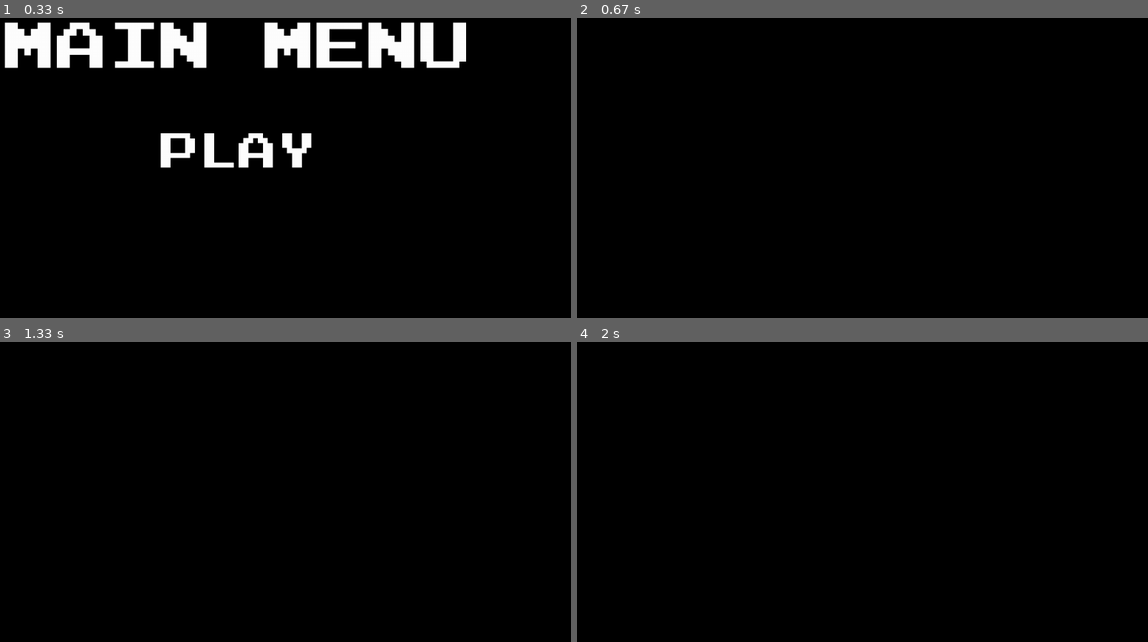
Above: before the commit, frames 1-4 (two rows, left to right).
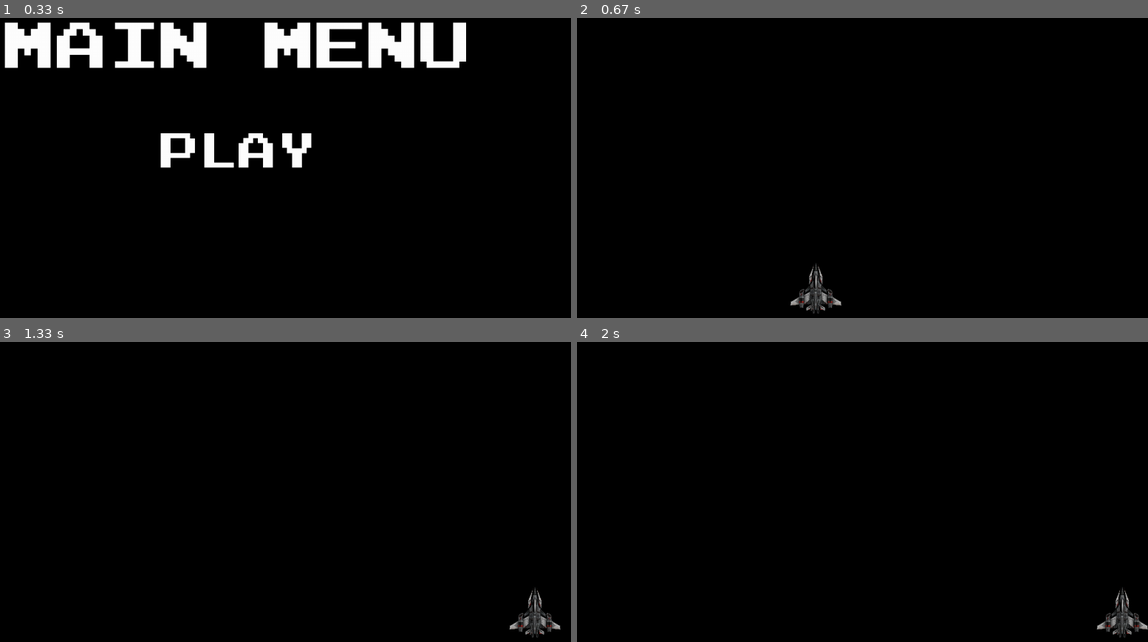
Above: after the commit, the same moments.

Repository: DemoDevv/PPP-pygame
Game: pygame game, started from main.py
The game is run twice, just before and just after one commit, with the same random seed, the same clock (stepped at 60 frames per second) and the same inputs.
Inputs (mouse positions are in pixels of both pictures, inside the frame that each line leads up to):
- Up to frame 1 (0.33 s): no input
- Up to frame 2 (0.67 s): click "PLAY" at 0.38 s
- Up to frame 3 (1.33 s): hold Space 0.67-1.13 s; hold Right 0.67-1.13 s; move the mouse to (211, 492) at 0.7 s; hold Right from 1.17 s (still down)
- Up to frame 4 (2 s): release Right at 1.63 s

Frame 1 is identical in both runs. In frame 2, 0.5% of the frame differs, in the area x 37-47%, y 81-99%; in frame 3, 0.5%, in the area x 89-99%, y 81-99%; in frame 4, 0.5%.

Commit message:
V1.2.5 (correction bugs + switch scenes)

Diff:
--- a/Game.py
+++ b/Game.py
@@ -13,7 +13,8 @@
             'down': pygame.K_DOWN,
             'left': pygame.K_LEFT,
             'right': pygame.K_RIGHT,
-            'shoot': pygame.K_SPACE
+            'shoot': pygame.K_SPACE,
+            'skip': pygame.K_RETURN
         }
 
         self.running = False
--- a/State.py
+++ b/State.py
@@ -25,7 +25,9 @@
 
 class InGameState(State, ABC):
     """ classe abstraite pour les états in-game """
-    pass
+    def __init__(self, parent_state) -> None:
+        super().__init__()
+        self.parent_state = parent_state
 
 
 class MainMenuState(GameState):
@@ -58,26 +60,11 @@
 class InGameMainState(GameState):
     def init(self, game):
         self.in_game_state = list() # pareil que pour le main_state, cependant celui-ci est utilisé pour les états lors du InGameState.
-        self.add_ingame_state(IntroState(), game)
+        self.add_ingame_state(IntroState(self), game)
 
     def step(self, game, dt):
-        # game.main_player.speed = 0.1 * game.SCREEN_WIDTH
-
+        """ mise à jour du state in-game actuel """
         self.get_current_ingame_state().step(game, dt)
-
-        for event in pygame.event.get():
-            if event.type == pygame.QUIT:
-                game.running = False
-
-        #     if event.type == pygame.KEYUP and event.key in [game.actions['left'], game.actions['right']]:
-        #         game.main_player.dx = 0.0
-
-        #     if event.type == pygame.KEYDOWN and event.key == game.actions['shoot']:
-        #         game.main_player.shoot()
-
-        # game.main_player.update(dt)
-
-        # game.vaisseaux_group.draw(game.screen)
 
     def add_ingame_state(self, state: InGameState, game):
         """ ajoute un state à la pile """
@@ -104,10 +91,23 @@
 class IntroState(InGameState):
     def init(self, game):
         self.video = cv2.VideoCapture("assets/intro.mp4")
+        self.compteur_frame = 0
 
     def step(self, game, dt):
+        for event in pygame.event.get():
+            if event.type == pygame.QUIT:
+                game.running = False
+
+            if event.type == pygame.KEYDOWN and event.key == game.actions['skip']:
+                self.video.release()
+                self.parent_state.add_ingame_state(PlayingState(self.parent_state), game)
+
         success, video_image = self.video.read()
+        if self.compteur_frame == self.video.get(cv2.CAP_PROP_FRAME_COUNT):
+            self.video.release()
+            self.parent_state.add_ingame_state(PlayingState(self.parent_state), game)
         if success:
+            self.compteur_frame += 1
             video_image_resize = cv2.resize(video_image, (game.SCREEN_WIDTH, game.SCREEN_HEIGHT))
             video_surf = pygame.image.frombuffer(video_image_resize.tobytes(), video_image_resize.shape[1::-1], "RGB")
             game.screen.blit(video_surf, (0, 0))
@@ -117,7 +117,21 @@
         pass
 
     def step(self, game, dt):
-        pass
+        game.main_player.speed = 0.1 * game.SCREEN_WIDTH
+
+        for event in pygame.event.get():
+            if event.type == pygame.QUIT:
+                game.running = False
+
+            if event.type == pygame.KEYUP and event.key in [game.actions['left'], game.actions['right']]:
+                game.main_player.dx = 0.0
+
+            if event.type == pygame.KEYDOWN and event.key == game.actions['shoot']:
+                game.main_player.shoot()
+
+        game.main_player.update(dt)
+
+        game.vaisseaux_group.draw(game.screen)
 
 class BossState(InGameState):
     def init(self, game):
Not shown, changed: README.md
